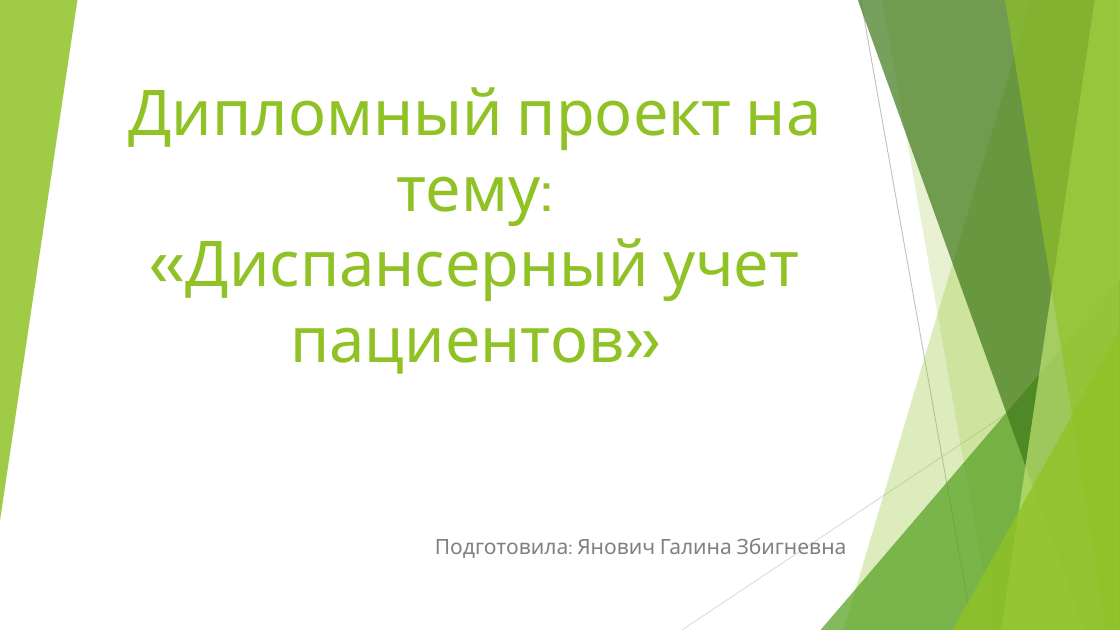
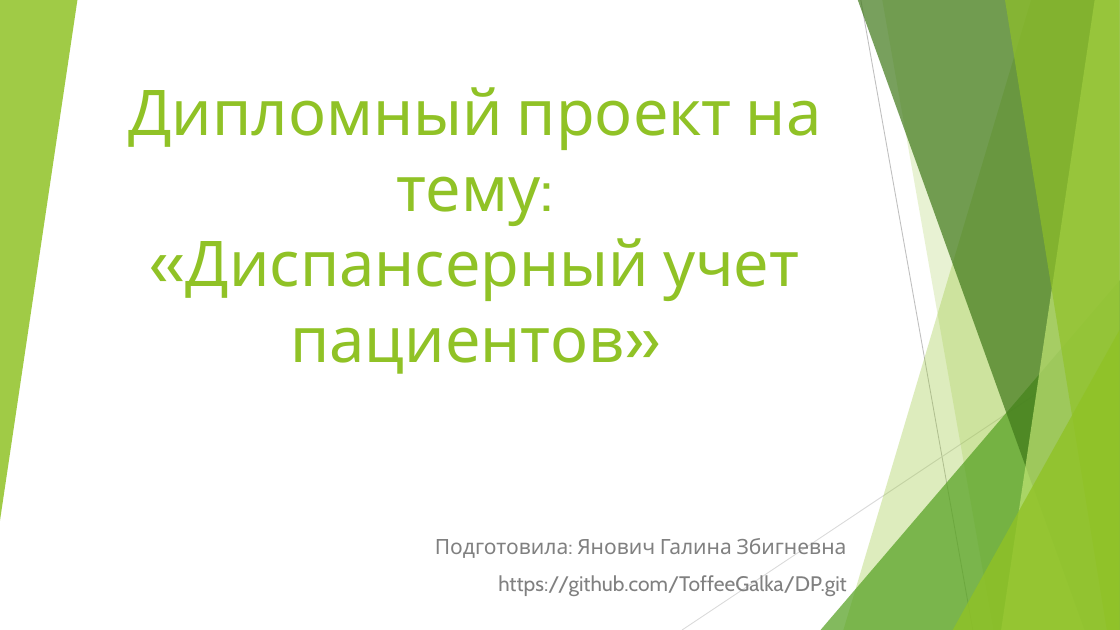
Before and after one commit to ToffeeGalka/DP, a slide deck: slide 1 of Diplom Yanovich.pptx. Drawn at 1120x630 pixels with LibreOffice and Linux fonts; fonts in the diff are those of the drawing. Boxes give left, top, right and bottom in pixels: in the first picture for what was removed or moved away, otherwise in the second. Text is boxed around its words. In the diff, an @@ line names an element or a change of style, - is before the commit and + after.

```diff
--- a/Diplom Yanovich.pptx
+++ b/Diplom Yanovich.pptx
@@ subtitle at [498, 575, 847, 596]: paragraph added @@
+https://github.com/ToffeeGalka/DP.git
```
Also in this commit, not shown: 5 other files.
